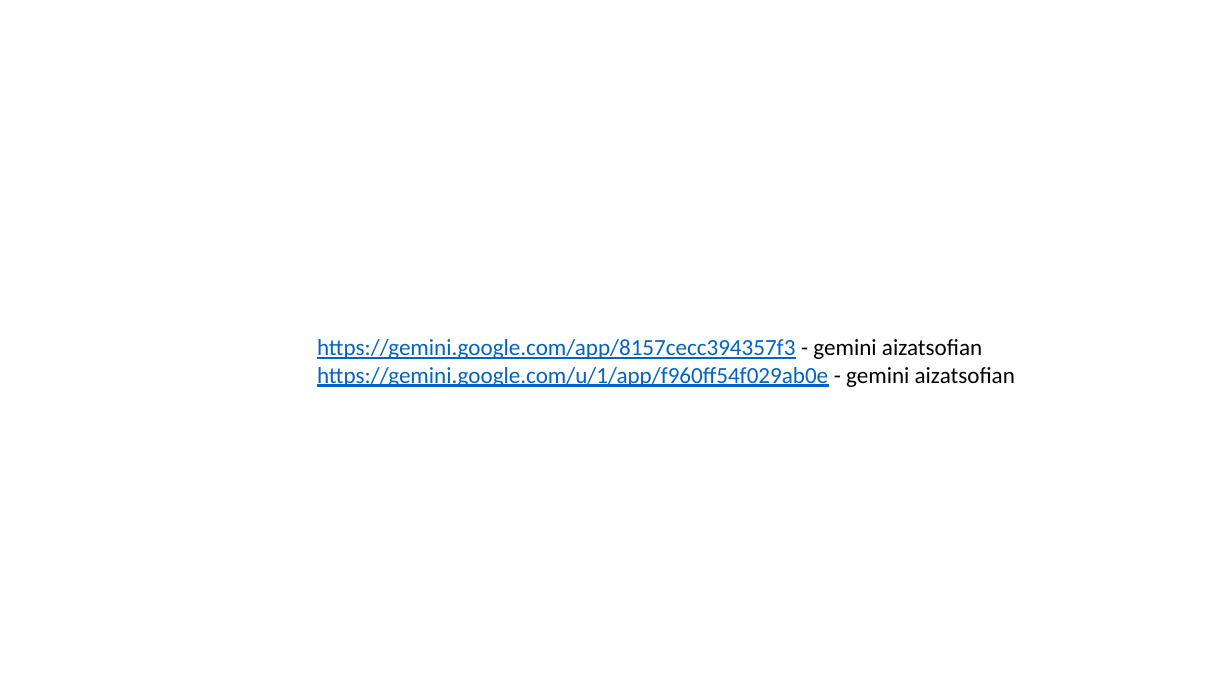
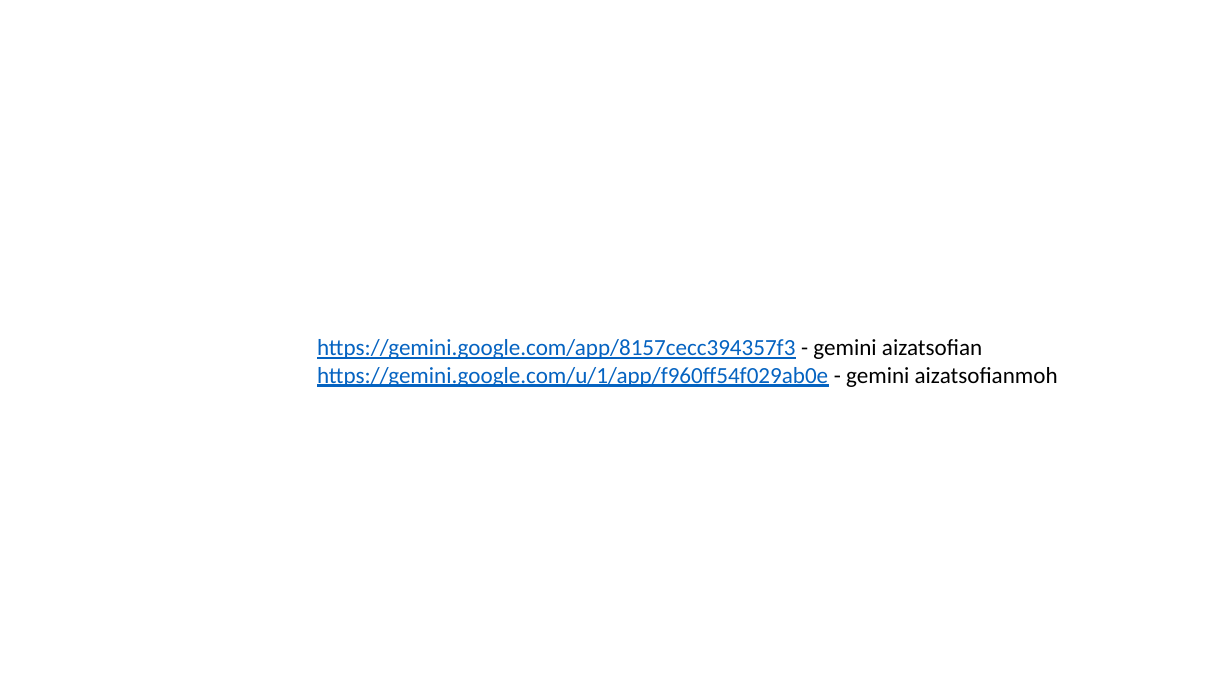
Before and after one commit to aizatsofian/excel, a slide deck: slide 1 of UI.pptx. Drawn at 1232x693 pixels with LibreOffice and Linux fonts; fonts in the diff are those of the drawing. Boxes give left, top, right and bottom in pixels: in the first picture for what was removed or moved away, otherwise in the second. Text is boxed around its words. In the diff, an @@ line names an element or a change of style, - is before the commit and + after.

```diff
--- a/UI.pptx
+++ b/UI.pptx
@@ text at (317, 367, 1058, 387): text changed @@
-https://gemini.google.com/u/1/app/f960ff54f029ab0e - gemini aizatsofian
+https://gemini.google.com/u/1/app/f960ff54f029ab0e - gemini aizatsofianmoh
```
Also in this commit, not shown: 23 other files.
